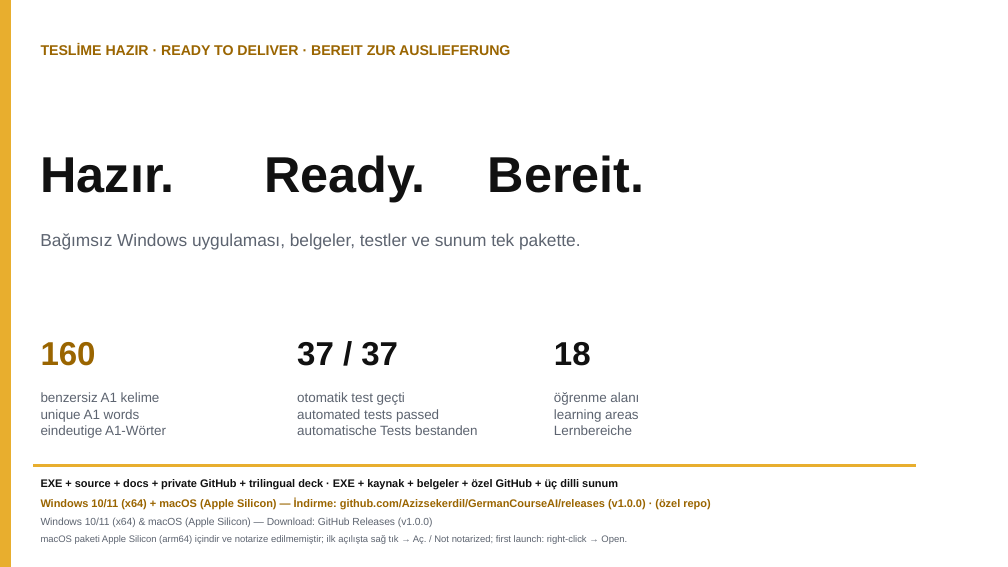
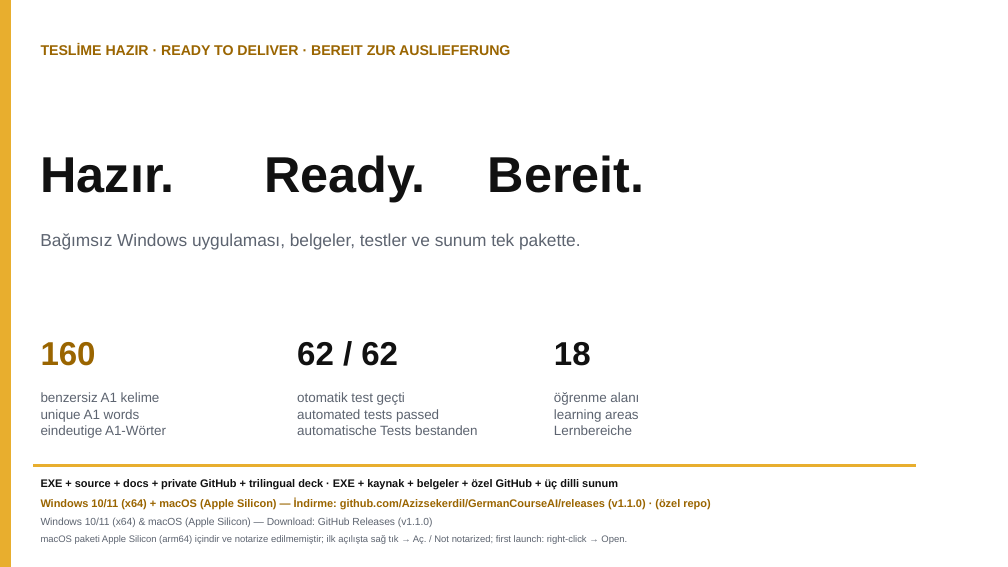
Before and after one commit to Azizsekerdil/GermanCourseAI, a slide deck: slide 6 of docs/presentation/German-Course-AI-Trilingual.pptx. Drawn at 1008x567 pixels with LibreOffice and Linux fonts; fonts in the diff are those of the drawing. Boxes give left, top, right and bottom in pixels: in the first picture for what was removed or moved away, otherwise in the second. Text is boxed around its words. In the diff, an @@ line names an element or a change of style, - is before the commit and + after.

```diff
--- a/docs/presentation/German-Course-AI-Trilingual.pptx
+++ b/docs/presentation/German-Course-AI-Trilingual.pptx
@@ text at (297,342,398,366): text changed @@
-37 / 37
+62 / 62
@@ text at (41,499,710,510): text changed @@
-Windows 10/11 (x64) + macOS (Apple Silicon) — İndirme: github.com/Azizsekerdil/GermanCourseAI/releases (v1.0.0) · (özel repo)
+Windows 10/11 (x64) + macOS (Apple Silicon) — İndirme: github.com/Azizsekerdil/GermanCourseAI/releases (v1.1.0) · (özel repo)
@@ text at (41,518,433,527): text changed @@
-Windows 10/11 (x64) & macOS (Apple Silicon) — Download: GitHub Releases (v1.0.0)
+Windows 10/11 (x64) & macOS (Apple Silicon) — Download: GitHub Releases (v1.1.0)
```
Also in this commit, not shown: 1 other slide changed, 2 other files.
